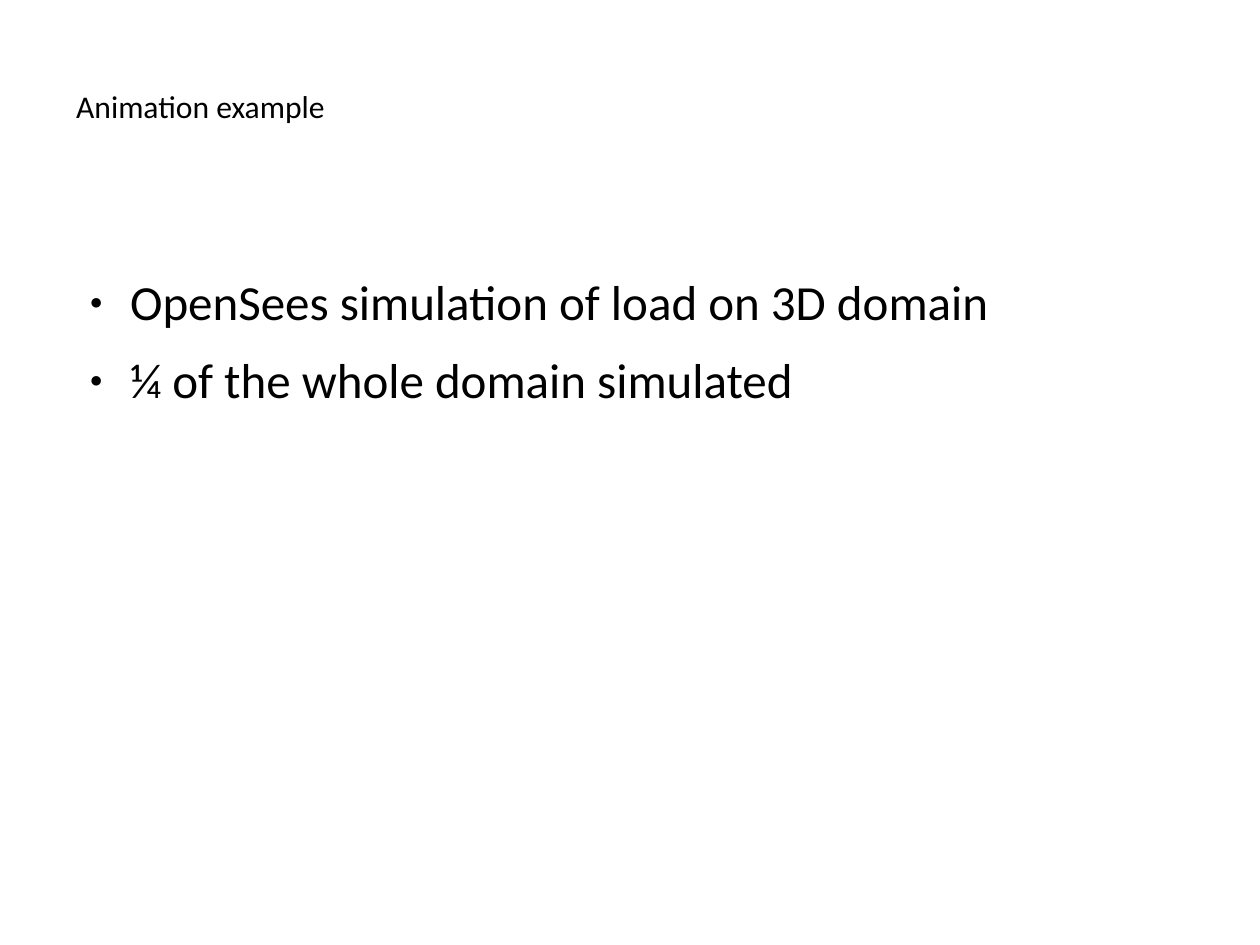
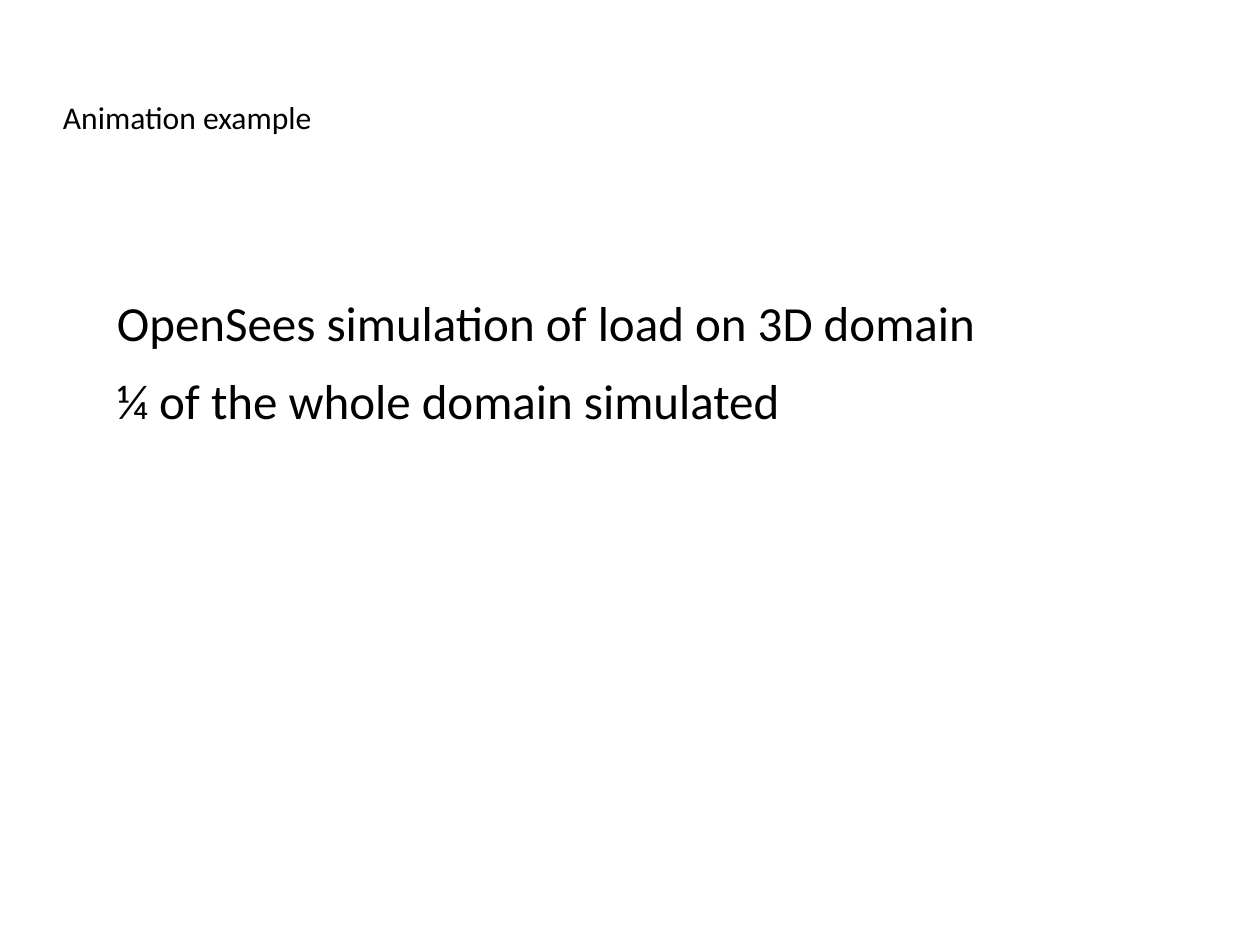
Before and after one commit to ucgmsim/workshops, a slide deck: slide 12 of presentation/slides.odp. Drawn at 1260x945 pixels with LibreOffice and Linux fonts; fonts in the diff are those of the drawing; background and template pictures are left out. Boxes give left, top, right and bottom in pixels: in the first picture for what was removed or moved away, otherwise in the second. Text is boxed around its words. In the diff, an @@ line names an element or a change of style, - is before the commit and + after.

Commit message:
Added simple example, almost finished presentation

```diff
--- a/presentation/slides.odp
+++ b/presentation/slides.odp
@@ title "Animation example": place and size @@
-title "Animation example" at [76, 96, 324, 123]
+title "Animation example" at [63, 107, 311, 134]
@@ text "OpenSees simulation of load on ...": place and size @@
-text "OpenSees simulation of load on ..." at [130, 286, 988, 399]
+text "OpenSees simulation of load on ..." at [117, 307, 975, 420]
@@ text "OpenSees simulation of load on ..." at [117, 307, 975, 420]: bullet colour #000000 to #FFFFFF @@
```
Also in this commit, not shown: 14 other slides changed, 2 other files.
